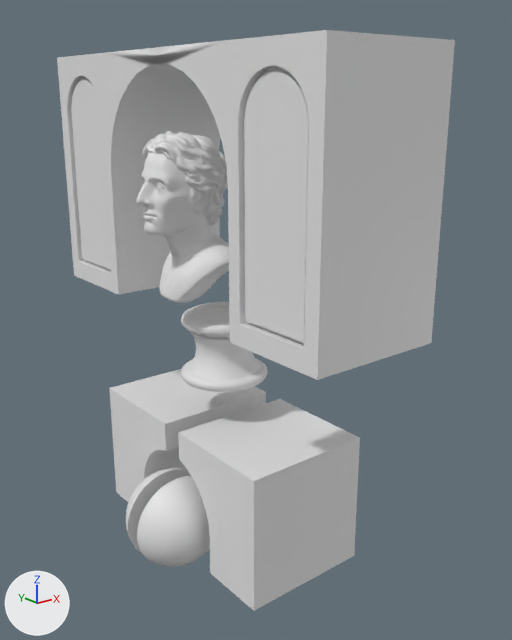
What one commit did to the FBX model InteractiveMappingProject/Assets/Art/Meshes/Batiment_2.fbx.
Both versions are drawn from a 50 mm lens placed at (-6.12, -8.42, 7.38), pointed at (0.23, -0.48, 4.2). Lighting does not change. The marker at lower left points along +X, +Y and +Z. Where no turn or scale is listed for an object, it has been applied to the vertices.

In view in the first picture: 'arch', 'arch_split', 'buste', 'cylinder', 'split_sphere'.
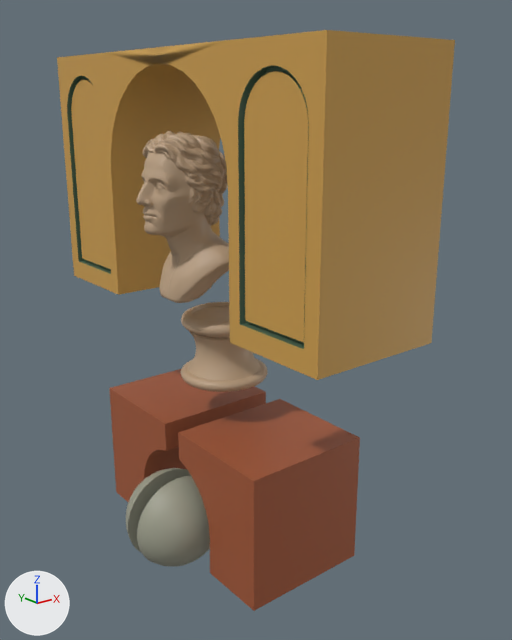
Changed parts and their boxes [x1, y1, x2, y2] in the pictures (512 x 640 px):
```json
{"object": "arch", "change": "recoloured, surface changed", "before": [57, 30, 455, 380], "after": [57, 30, 455, 380], "on screen": "grey to brown"}
{"object": "arch_split", "change": "recoloured, surface changed", "before": [109, 369, 360, 611], "after": [109, 369, 360, 611], "on screen": "grey to brown"}
{"object": "buste", "change": "recoloured", "before": [136, 131, 229, 303], "after": [136, 131, 229, 303], "on screen": "grey to brown"}
{"object": "split_sphere", "change": "recoloured", "before": [126, 468, 210, 567], "after": [126, 468, 210, 567]}
{"object": "cylinder", "change": "recoloured", "before": [181, 302, 268, 392], "after": [181, 302, 268, 392], "on screen": "grey to beige"}
```

Scene script edits in JSON lines:
```json
{"op": "add", "block": "img_t_palette_png", "code": ["img_t_palette_png = load_image('T_palette.png', '../Textures/T_palette.png', 128, 128, 'sRGB')"]}
{"op": "add", "block": "mat_material_001", "code": ["mat_material_001 = principled_material('Material.001')", "mat_material_001.texture = img_t_palette_png"]}
{"block": "me_cube_007", "where": "me_cube_007.from_pydata(...)  # 378 vertices, 358 faces; spans x -1.0..1.0, y -3.11..3.11, z -0.5..3.11"}
{"block": "me_cube_007", "where": "# used by ob_arch; location = (0.0, 0.0, 4.88)"}
{"block": "me_cube_007", "change": "me_cube_007 part 1: texture (UV) coordinates of 358 of 358 faces, centred in x -1.0..1.0, y -3.11..3.11, z -0.5..3.11, changed; they spanned u 0.0..0.99, v 0.0..1.0 and now span u 0.51..0.84, v 0.01..0.43"}
{"op": "add", "block": "me_cube_007", "code": "me_cube_007.materials.append(mat_material_001)  # picture img_t_palette_png"}
{"block": "me_sphere_026", "where": "me_sphere_026.from_pydata(...)  # 514 vertices, 514 faces; spans x -0.74..0.74, y -0.75..0.75, z -0.74..0.74"}
{"op": "add", "block": "me_sphere_026", "code": "me_sphere_026.materials.append(mat_material_001)  # picture img_t_palette_png"}
{"block": "me_cube_017", "where": "me_cube_017.from_pydata(...)  # 49 vertices, 28 faces; spans x -1.0..1.0, y -2.0..2.0, z -2.0..0.03"}
{"block": "me_cube_017", "where": "# used by ob_arch_split; location = (0.0, 0.02, 2.57)"}
{"block": "me_cube_017", "change": "me_cube_017 part 2: texture (UV) coordinates of 28 of 28 faces, centred in x -1.0..1.0, y -2.0..2.0, z -2.0..0.03, changed; they spanned u 0.0..0.8, v 0.0..1.0 and now span u 0.89..0.97, v 0.08..0.18"}
{"op": "add", "block": "me_cube_017", "code": "me_cube_017.materials.append(mat_material_001)  # picture img_t_palette_png"}
{"block": "me_cylinder_007", "where": "me_cylinder_007.from_pydata(...)  # 768 vertices, 738 faces; spans x -0.682..0.682, y -0.682..0.682, z -0.534..0.534"}
{"op": "add", "block": "me_cylinder_007", "code": "me_cylinder_007.materials.append(mat_material_001)  # picture img_t_palette_png"}
{"block": "me_alexander_nohole_obj_001", "where": "me_alexander_nohole_obj_001.from_pydata(...)  # 27428 vertices, 54852 faces; spans x -1.4..0.0, y -0.69..0.67, z 0.0..2.37"}
{"op": "remove", "block": "me_alexander_nohole_obj_001", "code": "me_alexander_nohole_obj_001.materials.append(mat_default_obj)  # white #e7e7e7"}
{"op": "add", "block": "me_alexander_nohole_obj_001", "code": "me_alexander_nohole_obj_001.materials.append(mat_material_001)  # picture img_t_palette_png"}
```
